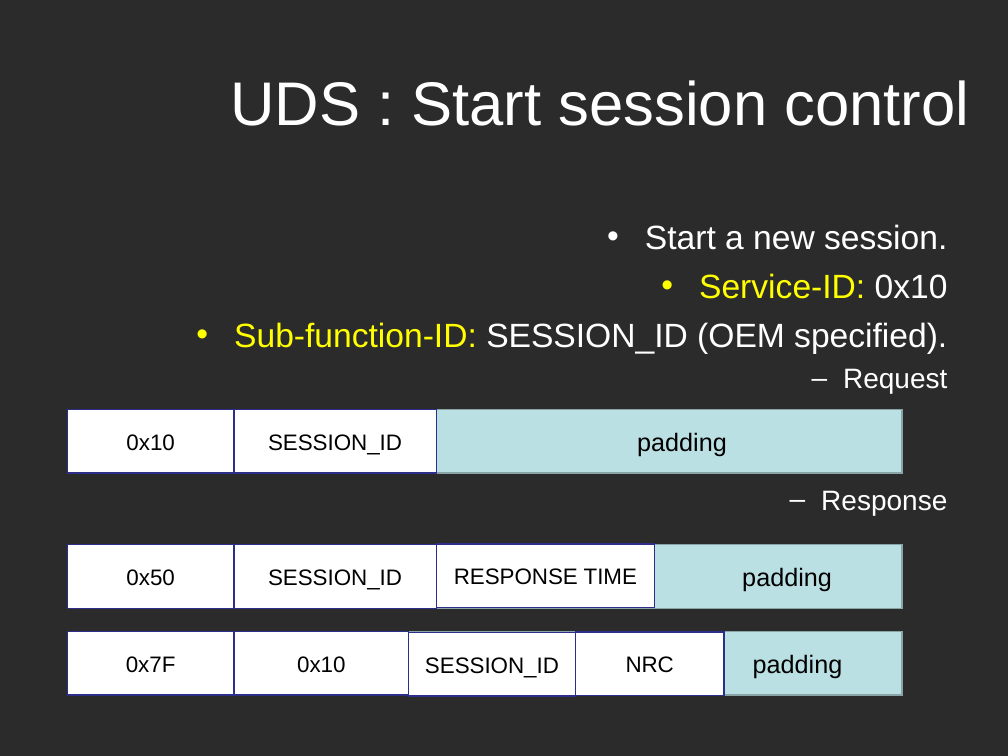
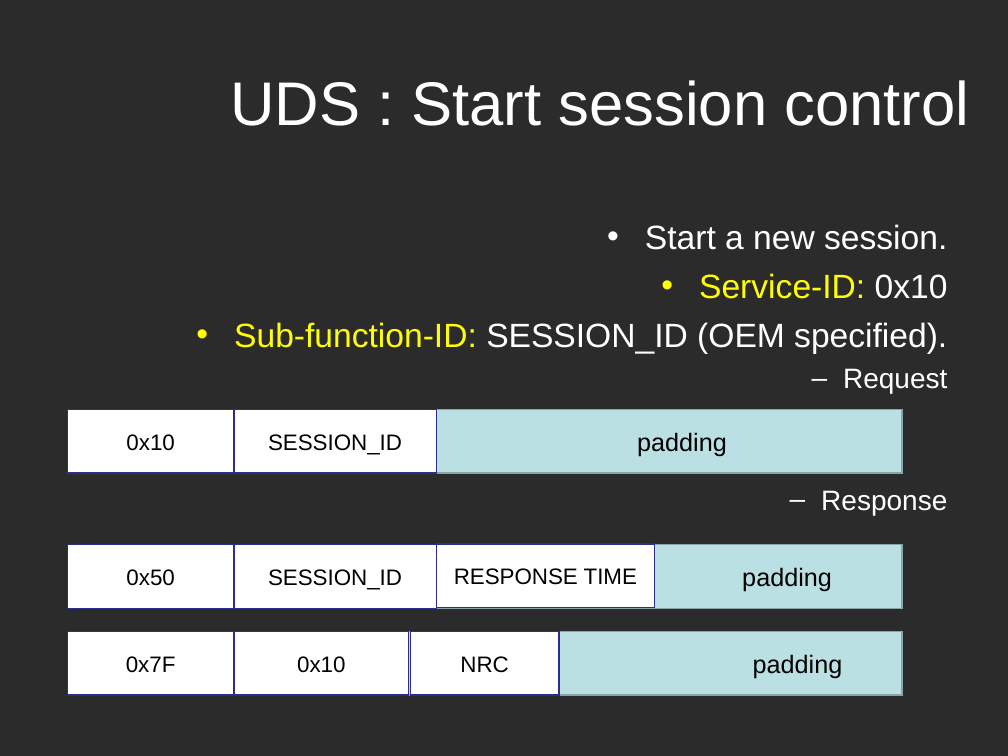
Before and after one commit to Marcelle-Samir/Firmware_Over_The_Air, a slide deck: slide 15 of project Documentation/Second week/Search-UDS.ppt (slide 14 before the commit). Drawn at 1008x756 pixels with LibreOffice and Linux fonts; fonts in the diff are those of the drawing; background and template pictures are left out; a plain dark background stands for a picture behind light text. Boxes give left, top, right and bottom in pixels: in the first picture for what was removed or moved away, otherwise in the second. Text is boxed around its words. In the diff, an @@ line names an element or a change of style, - is before the commit and + after.

```diff
--- a/project Documentation/Second week/Search-UDS.ppt
+++ b/project Documentation/Second week/Search-UDS.ppt
@@ rectangle removed at box(408, 633, 575, 697) @@
-SESSION_ID
@@ rectangle "NRC": place and size @@
-rectangle "NRC" at box(576, 632, 724, 696)
+rectangle "NRC" at box(410, 632, 558, 696)
```
Also in this commit, not shown: 11 other slides changed, 6 slides added.
